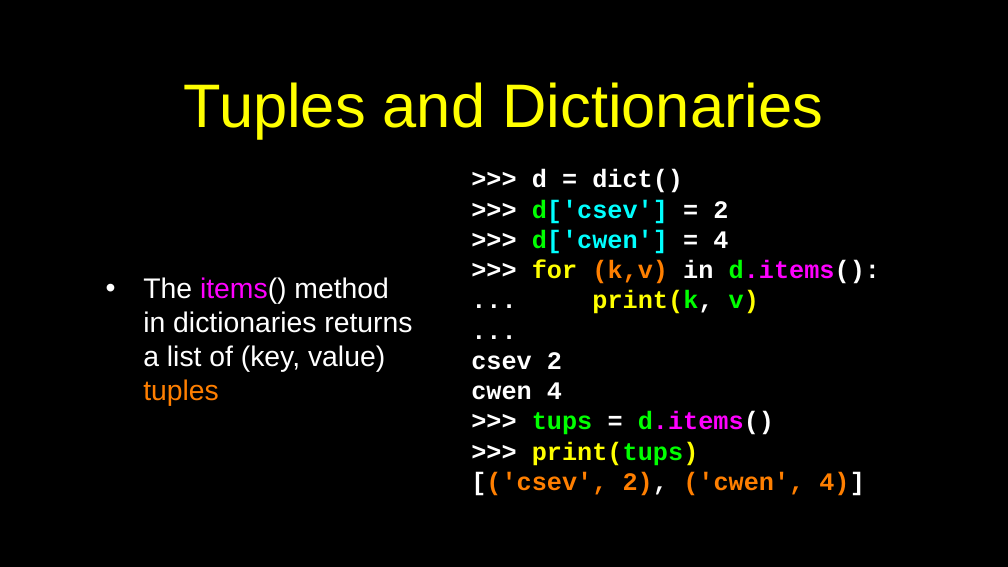
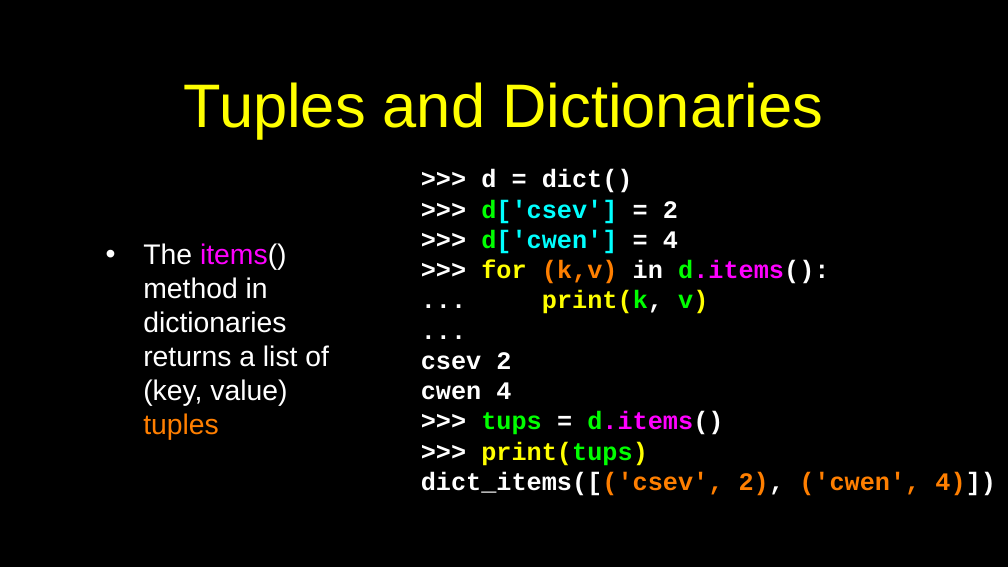
Before and after one commit to csev/py4e, a slide deck: slide 8 of lectures3/Pythonlearn-10-Tuples.pptx. Drawn at 1008x567 pixels with LibreOffice and Linux fonts; fonts in the diff are those of the drawing. Boxes give left, top, right and bottom in pixels: in the first picture for what was removed or moved away, otherwise in the second. Text is boxed around its words. In the diff, an @@ line names an element or a change of style, - is before the commit and + after.

```diff
--- a/lectures3/Pythonlearn-10-Tuples.pptx
+++ b/lectures3/Pythonlearn-10-Tuples.pptx
@@ text ">>> d = dict()": place and size @@
-text ">>> d = dict()" at (471, 169, 880, 496)
+text ">>> d = dict()" at (421, 169, 996, 496)
@@ text "The items() method in dictionaries ..." rewrapped from (143, 277, 412, 406) to (143, 243, 329, 440) @@
@@ text at (421, 471, 996, 496): text changed @@
-[('csev', 2), ('cwen', 4)]
+dict_items([('csev', 2), ('cwen', 4)])
```
Also in this commit, not shown: 4 other slides changed.
